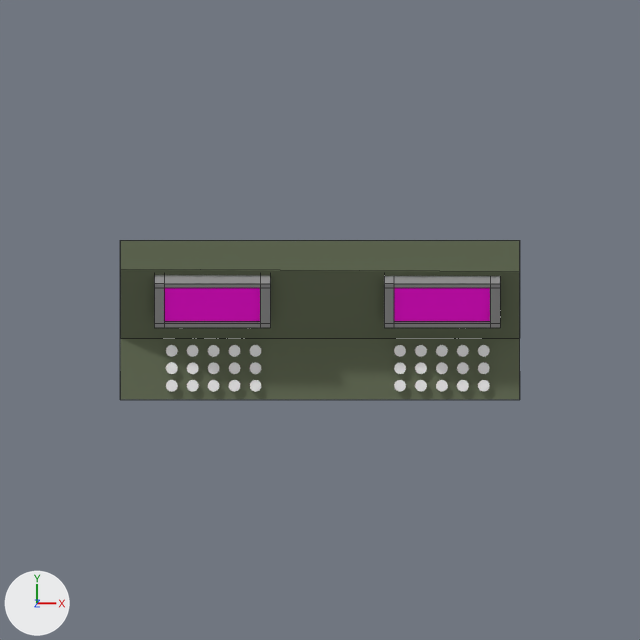
The Blender file src/main/resources/Models/env/control.blend, before and after one commit.
Camera for both pictures: the file's camera 'TileCamera'. The axes (+X, +Y, +Z) are drawn at lower left. The lights are the same throughout. Mesh edges are drawn as thin lines on the coarser meshes.

The older version as bpy lines, for what is in view:
```python
me_cube_001 = bpy.data.meshes.new('Cube.001')
me_cube_001.from_pydata(...)  # a box spanning x -1.87..1.87, y -0.31..0.31, z 0.04..1.51
me_cube_001.materials.append(mat_bound)  # white #e7e7e7
me_grid_002 = bpy.data.meshes.new('Grid.002')
me_grid_002.from_pydata([(0.692, 0.321, 2.217), (0.692, -0.013, 1.796), (1.594, 0.321, 2.217), (1.594, -0.013, 1.796)], [], [(0, 1, 3, 2)])
me_grid_002.materials.append(mat_displaymat)  # its picture is missing
me_grid_003 = bpy.data.meshes.new('Grid.003')
me_grid_003.from_pydata(...)  # 32 vertices, 24 faces; spans x 0.602..1.69, y -0.073..0.479, z 1.646..2.276
me_grid_003.materials.append(mat_displaybordermat)  # grey #969696
ob_cube_001 = bpy.data.objects.new('Cube.001', me_cube_001)
ob_cube_001.location = (0.0, 0.0, 0.0)
ob_cube_001.scale = (1.0, 2.43, 1.51)
ob_cube_001.hide_set(True)  # its collection is switched off
ob_display_001 = bpy.data.objects.new('Display.001', me_grid_002)
ob_display_001.location = (0.0, 0.0, 0.0)
ob_displayborder_001 = bpy.data.objects.new('DisplayBorder.001', me_grid_003)
ob_displayborder_001.location = (0.0, 0.0, 0.0)
# also in view: 'DisplayBorder.002' at (-1.01, 0.2, 1.96); 'Cube.002' at (0.0, 0.0, 1.16); 'Cylinder.001' at (1.14, -0.45, 1.51); 'Cylinder' at (-1.0, -0.45, 1.51); 'Display.002' at (-1.01, 0.15, 2.01)
```
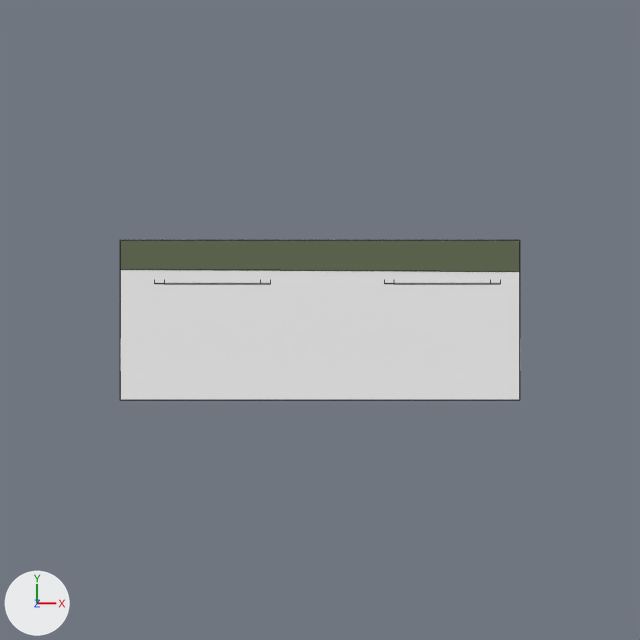
Location of each change, (x1, y1, x2, y2) in pixels of the pictures (640 x 640 px):
'Cube.001', shown
    after: (120, 270, 520, 400)
'Cube.002', unchanged, covered by the edit
    before: (120, 240, 520, 400)
    after: (120, 240, 520, 272)
'Display.002', unchanged, covered by the edit
    before: (164, 288, 260, 321)
'Display.001', unchanged, covered by the edit
    before: (394, 288, 490, 321)
'DisplayBorder.002', unchanged, covered by the edit
    before: (154, 275, 270, 328)
    after: (154, 283, 270, 284)

The change in detail:
me_cube_001 has 8 vertices, 6 faces and spans x -1.87..1.87, y -0.31..0.31, z 0.04..1.51.
me_cube_001 is used by ob_cube_001; location (0.0, 0.0, 0.0); scale (1.0, 2.43, 1.51).
me_cube_001 part 1: the whole mesh is scaled about the mesh origin by (1, 2.43, 1.51).
Object 'Cube.001' (ob_cube_001) is rescaled from (1.0, 2.43, 1.51) to (1.0, 1.0, 1.0).
Object 'Cube.001' (ob_cube_001) is now shown.
